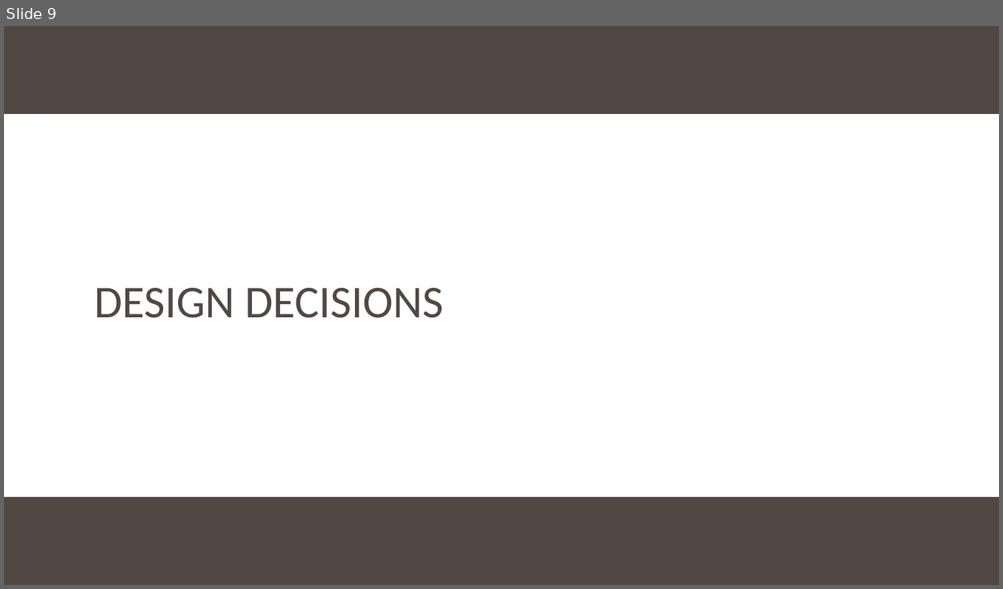
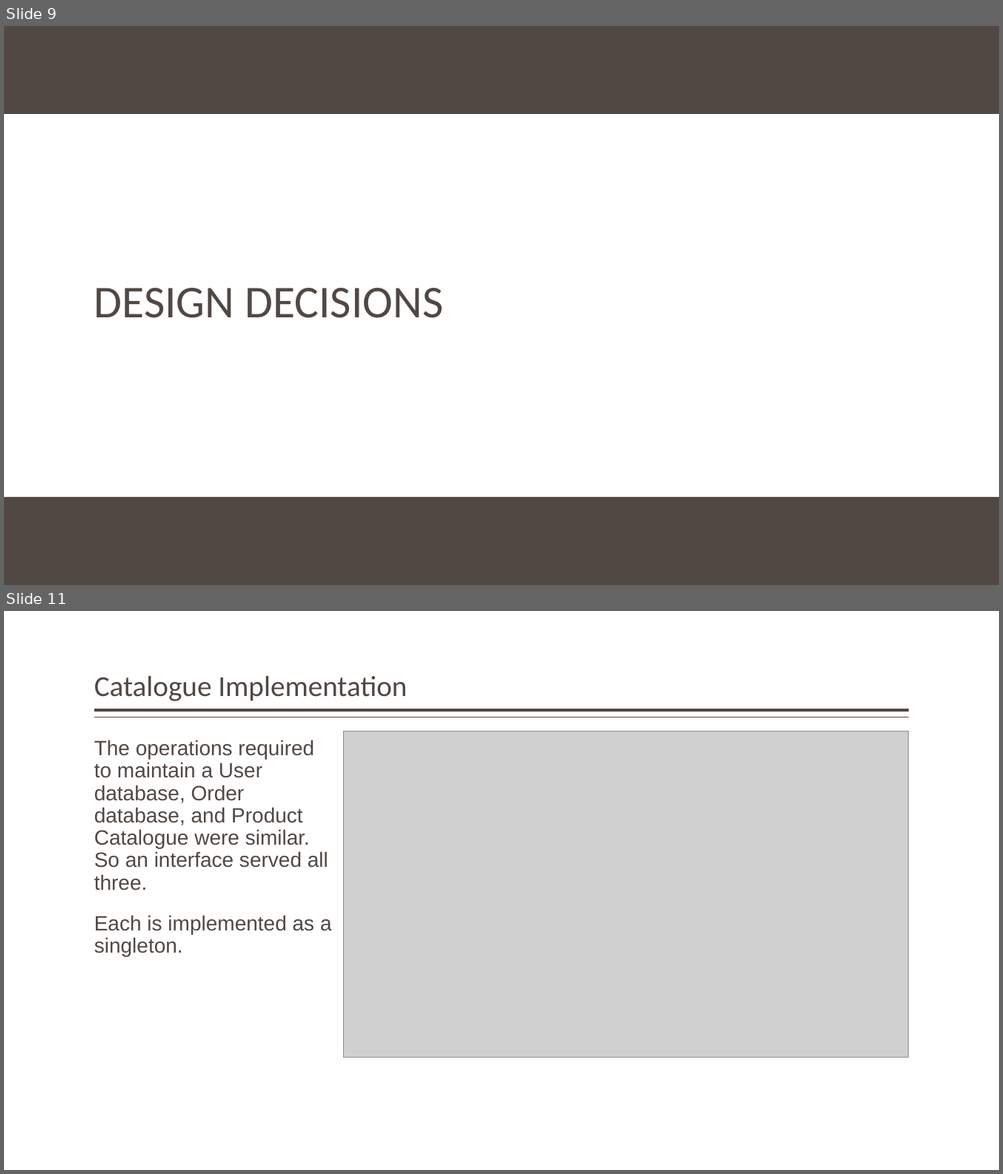
Before and after one commit to StateControlled/SE450_Final_Project, a slide deck: Final Project.pptx. Shown one above the other, each under a label of ours: slide 9 before the commit, slides 9 and 11 after it; the slides between them are not shown. The pictures are 1003x589 and 1003x1174 pixels, drawn with LibreOffice and Linux fonts; fonts in the diff are those of the drawing; grey boxes stand for pictures; background and template pictures are left out. Boxes give left, top, right and bottom in pixels: in the first picture for what was removed or moved away, otherwise in the second. Text is boxed around its words. In the diff, an @@ line names an element or a change of style, - is before the commit and + after.

```diff
--- a/Final Project.pptx
+++ b/Final Project.pptx
@@ slide 11 added at box(4, 611, 999, 1170), background #FFFFFF @@
@@ title added at box(94, 675, 407, 701), 28 pt, text #514843 @@
+Catalogue Implementation
@@ line added from (909, 710) to (94, 710), #514843 3 pt @@
@@ line added from (909, 718) to (94, 718), #514843 1 pt @@
@@ text added at box(94, 740, 332, 957), 20 pt, text #514843 @@
+The operations required to maintain a User database, Order database, and Product Catalogue were similar. So an interface served all three.
+Each is implemented as a singleton.
@@ picture added at box(344, 731, 908, 1057) @@
```
Also in this commit, not shown: 5 other slides added, 5 slides removed, 19 other files.
